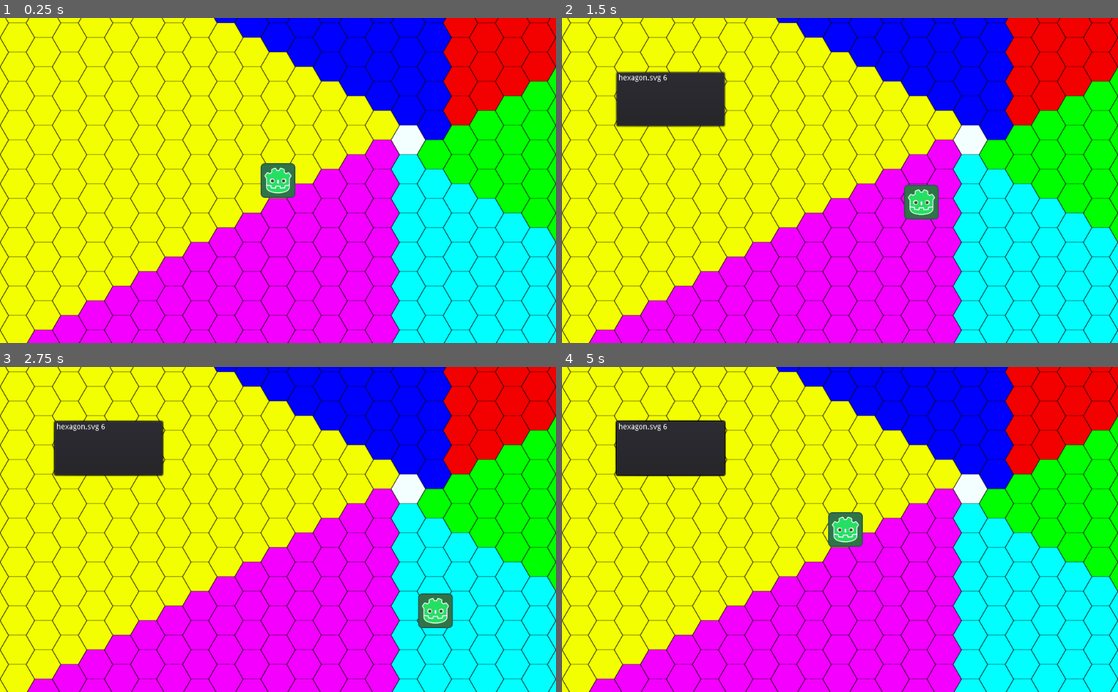
Above: before the commit, frames 1-4 (two rows, left to right).
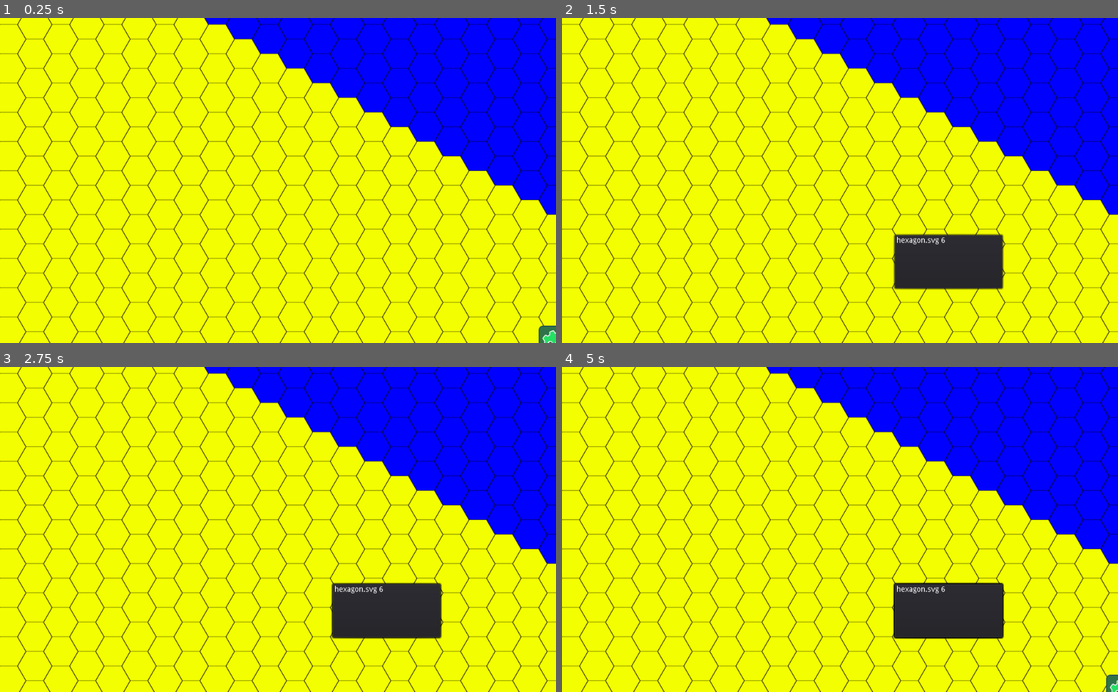
Above: after the commit, the same moments.

Repository: bziemons/zombie-prototype
Game: Godot game, scene res://WorldMap.tscn
Two runs of this game, one before a commit and one after it. Both use one fixed random seed, a clock stepped at 60 frames per second and the inputs below.
Inputs (mouse positions are in pixels of both pictures, inside the frame that each line leads up to):
- Up to frame 1 (0.25 s): no input
- Up to frame 2 (1.5 s): tap Enter at 0.5 s; move the mouse to (962, 164) at 0.52 s; hold Right (ui_right) 0.53-1.28 s; click (962, 164) at 0.67 s; move the mouse to (728, 196) at 1.27 s; hold Down (ui_down) from 1.28 s (still down); click (728, 196) at 1.42 s
- Up to frame 3 (2.75 s): move the mouse to (333, 458) at 2.02 s; release Down (ui_down) at 2.03 s; hold Right (ui_right) from 2.03 s (still down); click (333, 458) at 2.17 s
- Up to frame 4 (5 s): move the mouse to (812, 594) at 2.77 s; release Right (ui_right) at 2.78 s; hold Up (ui_up) 2.78-3.53 s; click (812, 594) at 2.92 s; move the mouse to (1006, 578) at 3.52 s; hold Left (ui_left) from 3.53 s (still down); click (1006, 578) at 3.67 s; move the mouse to (673, 480) at 4.27 s; click (673, 480) at 4.42 s

The runs differ from the first frame. In frame 1, 57% of the frame differs, in the area x 0-100%, y 0-100%; in frame 2, 60%; in frame 3, 60%; in frame 4, 60%.

Commit message:
Add camera and camera movement

Diff:
--- a/WorldMap.gd
+++ b/WorldMap.gd
@@ -1,5 +1,6 @@
+extends TileMap
 
-extends TileMap
+onready var camera = get_node("Camera2D")
 
 func _input(event):
 	if event is InputEventMouseButton:
@@ -7,7 +8,6 @@
 			var map_position = world_to_map(event.position)
 			if get_cellv(map_position) != INVALID_CELL:
 				get_node("Player").position = map_to_world(map_position)
-	if event is InputEventMouseButton:
 		if event.button_index == BUTTON_LEFT:
 			var terrainInfoPanel = PopupPanel.new()
 			var terrainInfoLabel = Label.new()
@@ -19,6 +19,9 @@
 				terrainInfoLabel.text = tile_set.tile_get_name(get_cellv(map_position))
 				# Todo: Map panel to a fixed location on the camera
 				terrainInfoPanel.popup(Rect2(Vector2(100, 100), Vector2(200, 100)))
+	elif event is InputEventMouseMotion:
+		if Input.is_mouse_button_pressed(BUTTON_LEFT):
+			camera.position -= event.relative
 
 func _ready():
 	clear()
--- a/WorldMap.tscn
+++ b/WorldMap.tscn
@@ -94,3 +94,6 @@
 script = ExtResource( 2 )
 
 [node name="Player" parent="." instance=ExtResource( 3 )]
+
+[node name="Camera2D" type="Camera2D" parent="."]
+current = true
